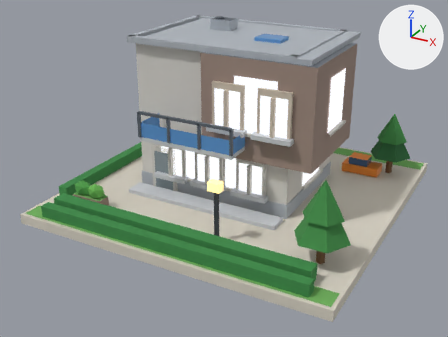
Two versions of the glTF model public/models/03.glb, one commit apart.
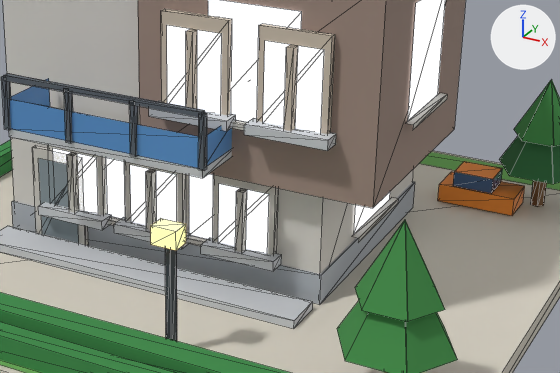
Each version is shown whole from a 50 mm camera at (0.818, -1.605, 0.883) aimed at (-0.018, -0.084, 0.122), then close up on the part from 30% to 89% of the width and 23% to 75% of the height. Lighting does not change. The marker at upper right points along +X, +Y and +Z. The first two pictures are the older version. The close-ups show mesh edges as thin lines. Vertices at exactly the same position are counted once.

Before the edit, the objects in view are built like this:
```python
me_b03 = bpy.data.meshes.new('b03')
me_b03.from_pydata(...)  # 569 vertices, 655 faces; spans x -0.48..0.48, y -0.48..0.48, z 0.0..0.539
me_b03.materials.append(mat_paving)
me_b03.materials.append(mat_grass)
me_b03.materials.append(mat_hedge)
me_b03.materials.append(mat_wall_white)
me_b03.materials.append(mat_roof_flat)
me_b03.materials.append(mat_wall_wood)
me_b03.materials.append(mat_concrete)
me_b03.materials.append(mat_slab)
me_b03.materials.append(mat_glow_window_res)
me_b03.materials.append(mat_white)
me_b03.materials.append(mat_glow_window)
me_b03.materials.append(mat_wall_cream)
me_b03.materials.append(mat_glass_blue)
me_b03.materials.append(mat_metal_dark)
me_b03.materials.append(mat_wall_navy)
me_b03.materials.append(mat_metal)
me_b03.materials.append(mat_leaf_a)
me_b03.materials.append(mat_leaf_c)
me_b03.materials.append(mat_lamp_pole)
me_b03.materials.append(mat_glow_lamp)
me_b03.materials.append(mat_trunk)
me_b03.materials.append(mat_tree_green)
me_b03.materials.append(mat_tree_dark)
me_b03.materials.append(mat_sign_orange)
me_b03.materials.append(mat_glass_dark)
# before: 172 (0.012, -0.133, 0.088), 173 (0.117, -0.133, 0.088), 176 (0.213, -0.02, 0.088) at pixel (353, 234), 177 (0.213, 0.119, 0.088) at pixel (389, 199)
ob_b03 = bpy.data.objects.new('b03', me_b03)
ob_b03.location = (0.0, 0.0, 0.0)
```
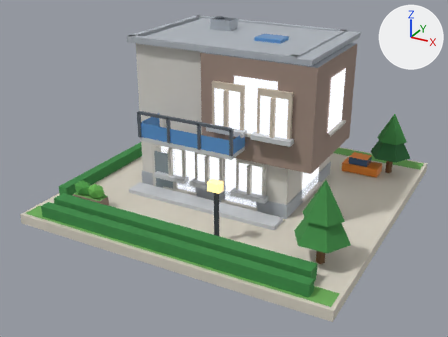
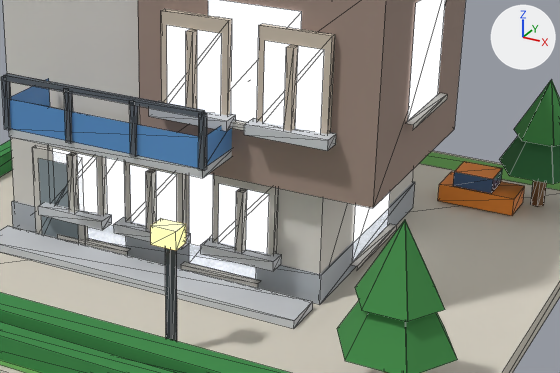
Location of each change, (x1, y1, x2, y2) in pixels of the close-ups (560 x 373 px; the box of a moved part takes in the faces that stretch with it):
part 1 of me_b03, moved or reshaped (mostly hidden before): before (108, 217, 120, 226); after (57, 234, 130, 255)
part 2 of me_b03, moved or reshaped (mostly hidden before): before (187, 236, 207, 246); after (181, 262, 261, 288)
part 3 of me_b03, moved or reshaped: before (352, 197, 398, 243); after (350, 224, 396, 270)
part 4 of me_b03, moved or reshaped: before (189, 174, 390, 239); after (189, 174, 390, 279)
part 5 of me_b03, moved or reshaped: before (105, 157, 125, 219); after (88, 157, 126, 247)

The change in detail:
me_b03 has 569 vertices, 655 faces and spans x -0.48..0.48, y -0.48..0.48, z 0.0..0.539.
me_b03 is used by ob_b03; location (0.0, 0.0, 0.0).
me_b03 part 1: the loose piece of 6 vertices spanning x -0.205..-0.084, y -0.144..-0.133, z 0.08..0.088 is moved by (0.0, 0.0, -0.044).
me_b03 part 2: the loose piece of 6 vertices spanning x 0.004..0.125, y -0.144..-0.133, z 0.08..0.088 is moved by (0.0, 0.0, -0.044).
me_b03 part 3: the loose piece of 6 vertices spanning x 0.213..0.223, y -0.028..0.128, z 0.08..0.088 is moved by (0.0, 0.0, -0.044).
Part 4, on me_b03:
Vertices 172, 173, 176, 177 of me_b03 move by (0.0, 0.0, -0.044).
Part 5, on me_b03:
Vertex 168 of me_b03 moves from (-0.197, -0.133, 0.088) to (-0.197, -0.133, 0.044).
Vertex 169 of me_b03 moves from (-0.092, -0.133, 0.088) to (-0.092, -0.133, 0.044) at pixel (126, 247).
